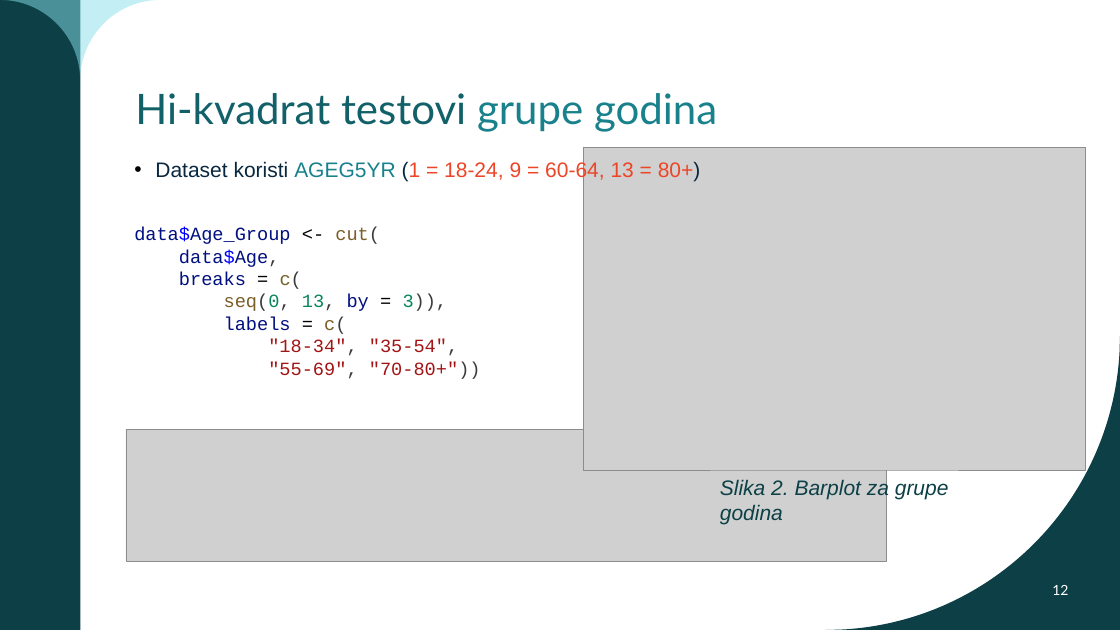
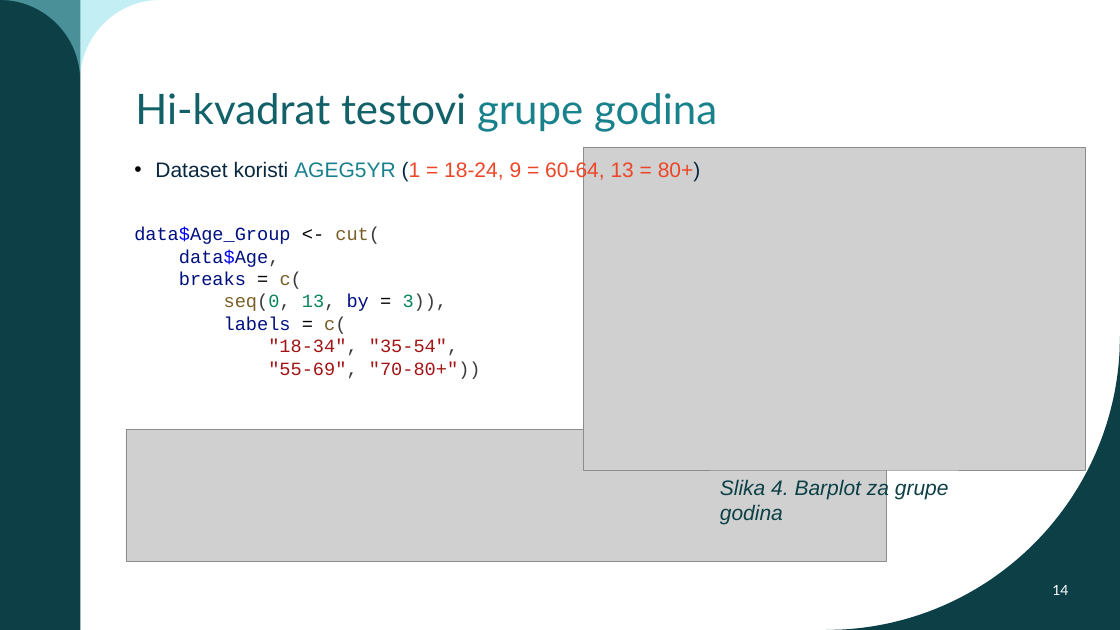
Before and after one commit to jfletcher20/diabetes-health-indicators-analysis, a slide deck: slide 14 of MULTIVARIJANTNA I DUBINSKA ANALIZA PODATAKA.pptx (slide 12 before the commit). Drawn at 1120x630 pixels with LibreOffice and Linux fonts; fonts in the diff are those of the drawing; grey boxes stand for pictures; background and template pictures are left out. Boxes give left, top, right and bottom in pixels: in the first picture for what was removed or moved away, otherwise in the second. Text is boxed around its words. In the diff, an @@ line names an element or a change of style, - is before the commit and + after.

```diff
--- a/MULTIVARIJANTNA I DUBINSKA ANALIZA PODATAKA.pptx
+++ b/MULTIVARIJANTNA I DUBINSKA ANALIZA PODATAKA.pptx
@@ text at (720,478,949,524): text changed @@
-Slika 2. Barplot za grupe godina
+Slika 4. Barplot za grupe godina
@@ page number at (1052,585,1068,595): text changed @@
-12
+14
```
Also in this commit, not shown: 11 other slides changed, 6 slides added, 1 slide removed, 3 other files.
